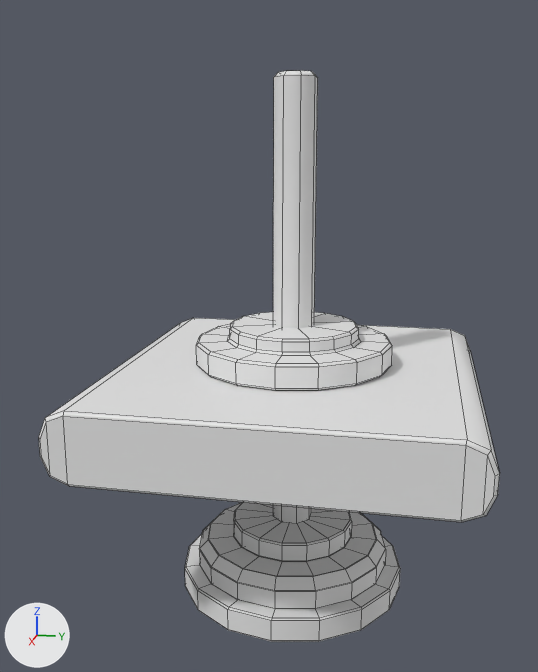
An edit to the FBX model Factory/Assets/models/press.fbx, drawn before and after from the same camera.
The view is the same before and after, from a 50 mm lens placed at (1.94, 0.32, 1.211), pointed at (0.018, -0.065, 0.73). The axes (+X, +Y, +Z) are drawn at lower left. The lights are the same throughout. Mesh edges are drawn as thin lines.

The first picture shows 'pressUp', 'press_Low'.
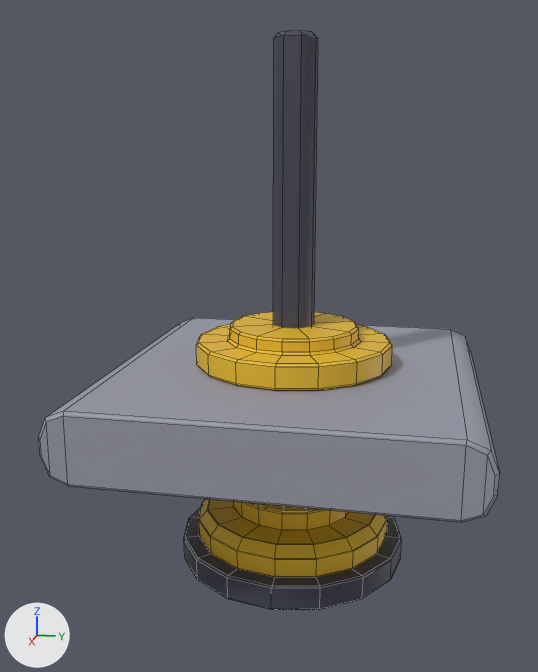
Pixel boxes (x1, y1, x2, y2) of what changed, in the pictures (538 x 672 px):
'press_Low', reshaped, moved
    before: (185, 70, 400, 642)
    after: (184, 30, 402, 610)
part 1 of me_cylinder_004, recoloured (white to grey)
    both: (39, 318, 500, 522)
part 2 of me_cylinder_004, recoloured (white to yellow)
    both: (196, 312, 392, 391)
part 3 of me_cylinder_005, built on
    before: (209, 502, 376, 576)
    after: (208, 499, 375, 544)
part 4 of me_cylinder_005, recoloured
    both: (273, 74, 318, 329)
part 5 of me_cylinder_005, recoloured
    before: (199, 502, 386, 609)
    after: (199, 499, 387, 577)

The change, as a diff of the scene's bpy script:
```diff
--- a/Factory/Assets/models/press.fbx.py
+++ b/Factory/Assets/models/press.fbx.py
@@ mat_yellow @@
+mat_yellow = principled_material('yellow')
+mat_yellow.base_color = (0.8, 0.49, 0.0227)  # yellow #e7ba2a
@@ mat_base @@
+mat_base = principled_material('base')
+mat_base.base_color = (0.31, 0.32, 0.392)  # grey #9799a8
@@ me_cylinder_004 @@
-me_cylinder_004.from_pydata(...)  # 266 vertices, 262 faces; spans x -0.5..0.5, y -0.5..0.5, z -0.168..0.148
+me_cylinder_004.from_pydata(...)  # 226 vertices, 214 faces; spans x -0.5..0.5, y -0.5..0.5, z -0.168..0.148
+# me_cylinder_004 part 1: 46 faces spanning x -0.5..0.5, y -0.5..0.5, z -0.141..0.04 switch from no material to mat_base (grey #9799a8)
+# me_cylinder_004 part 2: 168 faces spanning x -0.265..0.265, y -0.265..0.265, z -0.168..0.148 switch from no material to mat_yellow (yellow #e7ba2a)
@@ me_cylinder_005 @@
 # verts and faces of me_cylinder_005; kept vertices keep their numbers, new ones are numbered from 313
-me_cylinder_005.from_pydata(...)  # 313 vertices, 274 faces; spans x -0.312..0.312, y -0.312..0.312, z 0.002..1.406
+me_cylinder_005.from_pydata(...)  # 314 vertices, 283 faces; spans x -0.312..0.312, y -0.312..0.312, z 0.002..1.406
+# me_cylinder_005 part 3
+delete_faces([(40, 44, 48, 52, 56, 60, 64, 68, 72, 76, 80, 84, 88, 92, 96, 100)])
+verts[104] = (0.058, 0.139, 0.148)  # moved
+verts[105] = (0.0, 0.151, 0.148)  # moved
+verts[106] = (0.107, 0.107, 0.148)  # moved
+verts[107] = (0.139, 0.058, 0.148)  # moved
+verts[108] = (0.151, 0.0, 0.148)  # moved
+verts[109] = (0.139, -0.058, 0.148)  # moved
+verts[110] = (0.107, -0.107, 0.148)  # moved
+verts[111] = (0.058, -0.139, 0.148)  # moved
+verts[112] = (0.0, -0.151, 0.148)  # moved
+verts[113] = (-0.058, -0.139, 0.148)  # moved
+verts[114] = (-0.107, -0.107, 0.148)  # moved
+verts[115] = (-0.139, -0.058, 0.148)  # moved
+verts[116] = (-0.151, 0.0, 0.148)  # moved
+verts[117] = (-0.139, 0.058, 0.148)  # moved
+verts[118] = (-0.107, 0.107, 0.148)  # moved
+verts[119] = (-0.058, 0.139, 0.148)  # moved
+faces += [(76, 80, 84, 88), (72, 76, 88, 92), (68, 72, 92, 96), (64, 68, 96, 100), (44, 48, 52, 56), (40, 60, 64, 100)]  # mat_metall (dark blue #434553)
+faces += [(40, 44, 56, 60)]  # mat_metall (dark blue #434553)
+# me_cylinder_005 part 4: 80 faces spanning x -0.312..0.312, y -0.312..0.312, z 0.002..1.406 switch from no material to mat_metall (dark blue #434553)
+# me_cylinder_005 part 5: 192 faces spanning x -0.269..0.269, y -0.269..0.269, z 0.069..0.201 switch from no material to mat_yellow (yellow #e7ba2a)
@@ ob_press_low @@
 ob_press_low = bpy.data.objects.new('press_Low', me_cylinder_005)
-ob_press_low.location = (0.0, 0.0, 0.0)
+ob_press_low.location = (0.0, 0.0, 0.091)
```
